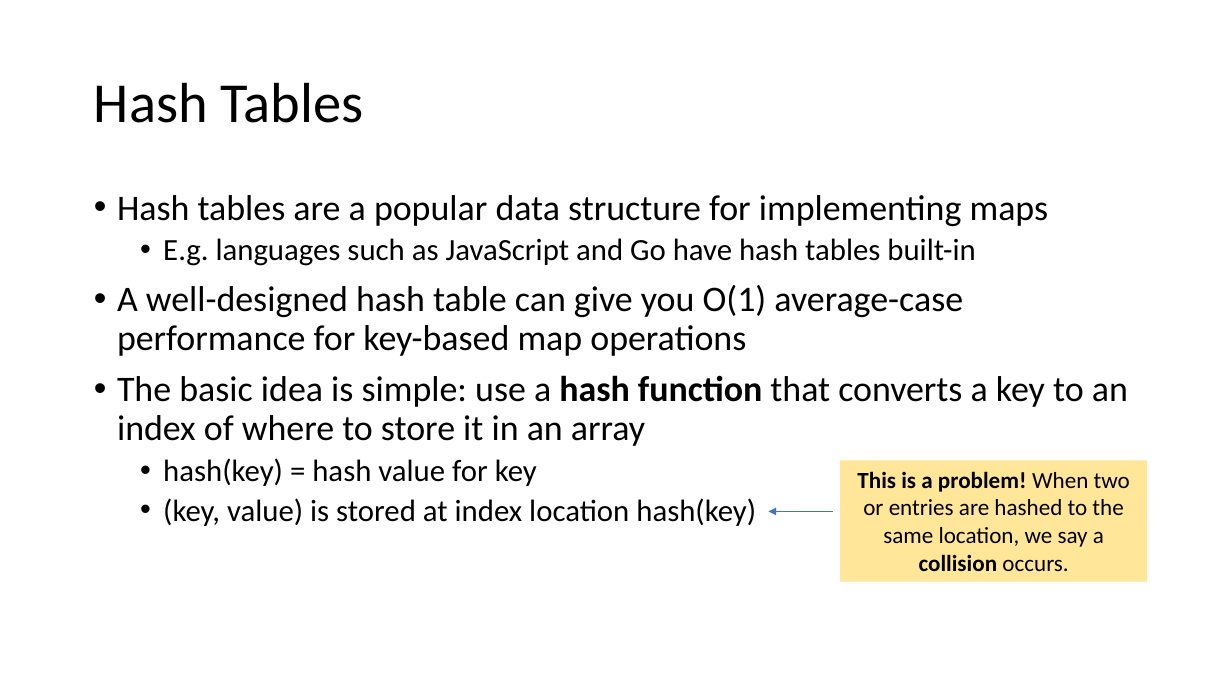
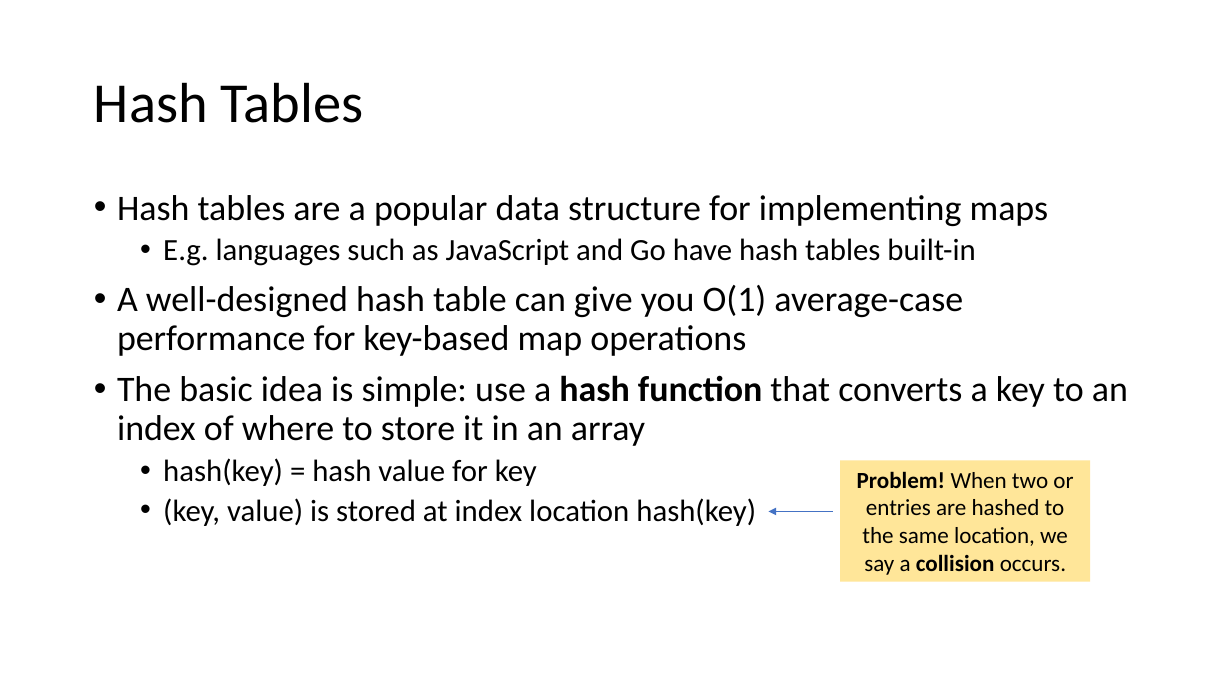
Before and after one commit to tjd1234/cmpt225fall2023, a slide deck: slide 15 of lecture_notes/week8/week8_maps_and_hashing.pptx. Drawn at 1232x693 pixels with LibreOffice and Linux fonts; fonts in the diff are those of the drawing. Boxes give left, top, right and bottom in pixels: in the first picture for what was removed or moved away, otherwise in the second. Text is boxed around its words. In the diff, an @@ line names an element or a change of style, - is before the commit and + after.

```diff
--- a/lecture_notes/week8/week8_maps_and_hashing.pptx
+++ b/lecture_notes/week8/week8_maps_and_hashing.pptx
@@ rectangle "Problem! When two or entries ...": place and size @@
-rectangle "Problem! When two or entries ..." at bbox=[840, 460, 1147, 581]
+rectangle "Problem! When two or entries ..." at bbox=[840, 460, 1091, 581]
@@ text in rectangle at bbox=[857, 471, 1073, 575]: text changed @@
-This is a problem! When two or entries are hashed to the same location, we say a collision occurs.
+Problem! When two or entries are hashed to the same location, we say a collision occurs.
```
Also in this commit, not shown: 16 other slides changed, 1 other file.
